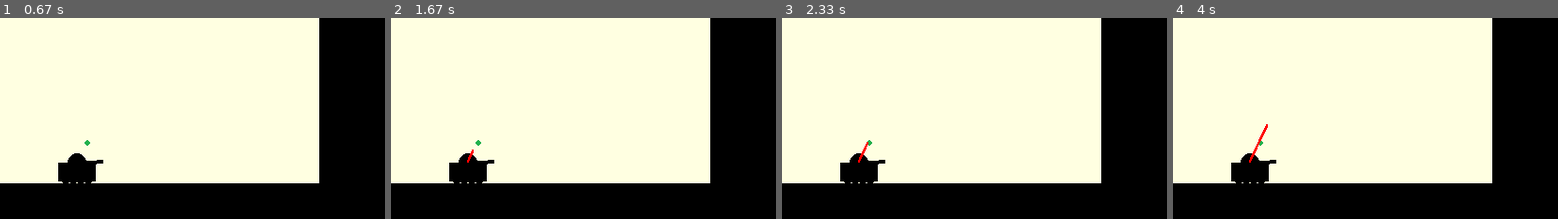
Above: before the commit, frames 1-4 (left to right).
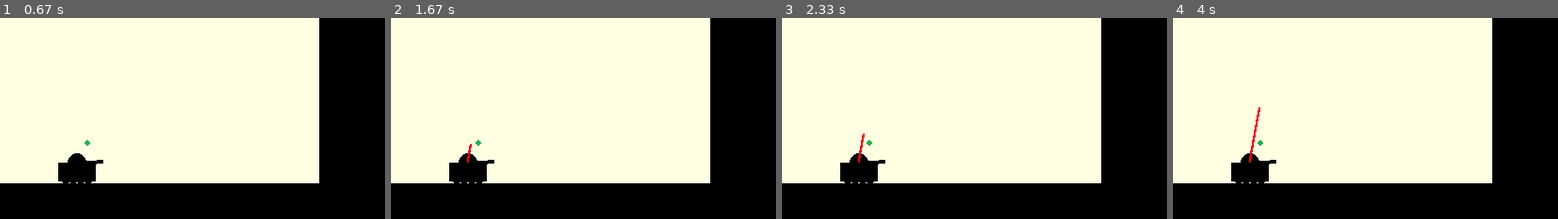
Above: after the commit, the same moments.

Repository: Zappp/PJPII
Game: pygame game, started from Pygame game/Game.py
The game is run twice, just before and just after one commit, with the same random seed, the same clock (stepped at 60 frames per second) and the same inputs.
Inputs:
- Up to frame 1 (0.67 s): tap S at 0.33 s
- Up to frame 2 (1.67 s): tap Space at 0.67 s
- Up to frame 3 (2.33 s): no input
- Up to frame 4 (4 s): no input
The pictures show only the part of the screen within x 0-50%, y 50-100%; the shares and areas given below are measured in that part.

Frame 1 is identical in both runs. In frame 2, less than 0.1% of the frame differs, in the area x 19-22%, y 62-72%; in frame 3, 0.1%; in frame 4, 0.3%, in the area x 19-25%, y 44-72%.

Commit message:
Update Game.py
commiting before turret movement logic changes

Diff:
--- a/Pygame game/Game.py
+++ b/Pygame game/Game.py
@@ -1,4 +1,5 @@
 import pygame
+import math
 
 pygame.init()
 
@@ -30,8 +31,7 @@
 
 # obstacles
 wall_thickness = 140
-wall_hight = display_height*0.4
-
+wall_hight = display_height * 0.4
 
 
 def text_objects(text, color, size="small"):
@@ -103,13 +103,17 @@
 
 
 def fire(posTurr_x, posTurr_y):
-
     x0 = posTurr_x
     y0 = posTurr_y
-    Vx = 9.3
-    Vy = 20
-    a = 0.7
     t = 0
+
+    beta = 80
+    alfa = (beta / 180) * math.pi
+    V = 30
+    Vx = V * math.cos(alfa)
+    Vy = V * math.sin(alfa)
+    a = 1
+
     fireShot = True
 
     while fireShot:
@@ -120,16 +124,22 @@
 
         t += (1 / 100)
         x = int(x0 + Vx * t)
-        y = int(y0 - Vy * t + ((a*(t**2))/2))
+        y = int(y0 - Vy * t + ((a * (t ** 2)) / 2))
         pygame.draw.circle(gameDisplay, red, (x, y), 1)
         pygame.display.update()
-        if x>= display_width or y >= display_height:
+        if x > int(display_width*1.1):
             fireShot = False
+        elif y > int(y0 + tank_hight + (wheel_radius / 2)):
+            pygame.time.delay(1000)
+            fireShot = False
 
 
 def obstacles(y):
-    pygame.draw.rect(gameDisplay, black, (0, int(y + tank_hight + (wheel_radius/2)), display_width, int(display_height-(y + tank_hight + (wheel_radius/2)))))
-    pygame.draw.rect(gameDisplay, black, (int((display_width/2)-(wall_thickness/2)), int(display_height-wall_hight-(display_height-y-tank_hight-(wheel_radius/2))), wall_thickness, wall_hight))
+    pygame.draw.rect(gameDisplay, black, (0, int(y + tank_hight + (wheel_radius / 2)), display_width,
+                                          int(display_height - (y + tank_hight + (wheel_radius / 2)))))
+    pygame.draw.rect(gameDisplay, black, (int((display_width / 2) - (wall_thickness / 2)), int(
+        display_height - wall_hight - (display_height - y - tank_hight - (wheel_radius / 2))), wall_thickness,
+                                          wall_hight))
 
 
 def game_intro():
@@ -201,7 +211,6 @@
                 if event.key == pygame.K_UP or event.key == pygame.K_DOWN:
                     currTurrPos = 0
 
-
         gameDisplay.fill(white)
         obstacles(tank_y)
         tank_x += tank_move
@@ -211,10 +220,10 @@
             TurrPos = 8
         elif TurrPos <= 0:
             TurrPos = 0
-        if tank_x >= int(display_width/2-wall_thickness/2 - tank_width/2):
-            tank_x = int(display_width/2-wall_thickness/2 - tank_width/2)
-        elif tank_x <= int(0 + (tank_width/2)):
-            tank_x = int(0 + (tank_width/2))
+        if tank_x >= int(display_width / 2 - wall_thickness / 2 - tank_width / 2):
+            tank_x = int(display_width / 2 - wall_thickness / 2 - tank_width / 2)
+        elif tank_x <= int(0 + (tank_width / 2)):
+            tank_x = int(0 + (tank_width / 2))
 
         tank(tank_x, tank_y, TurrPos)
 
